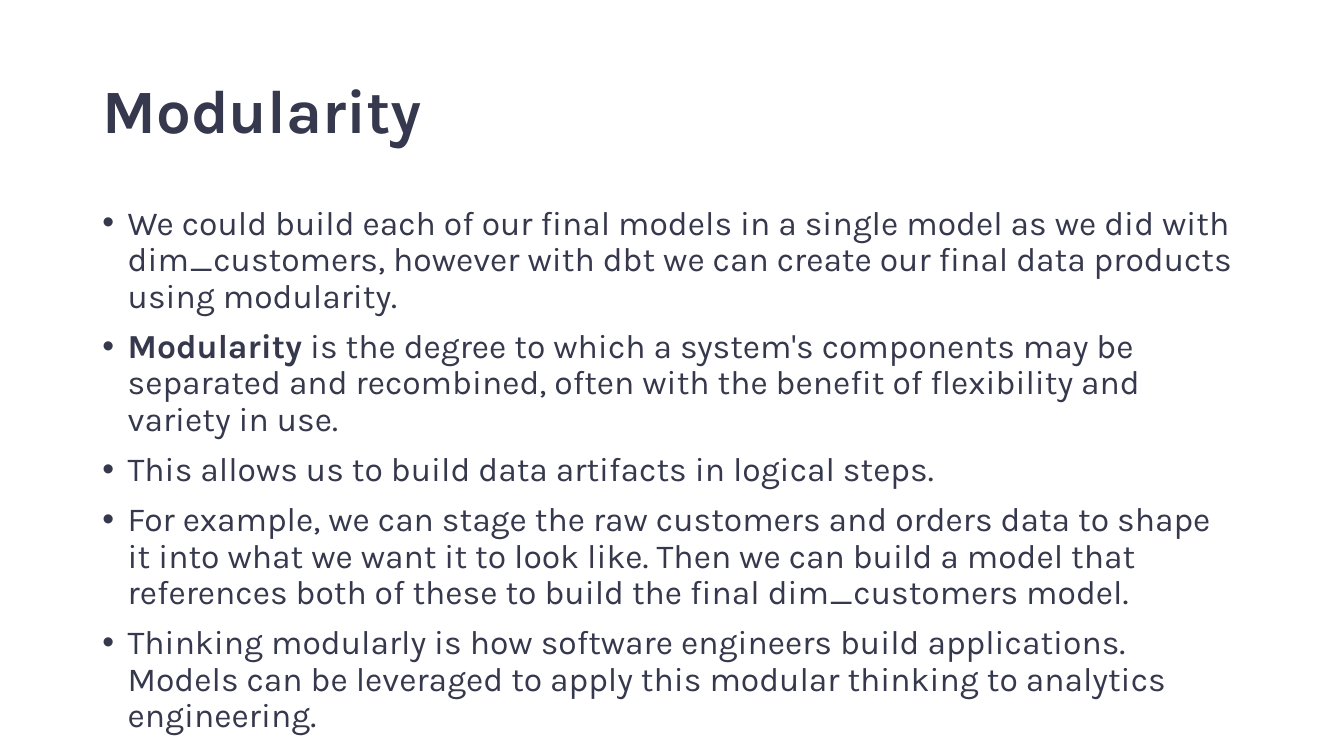
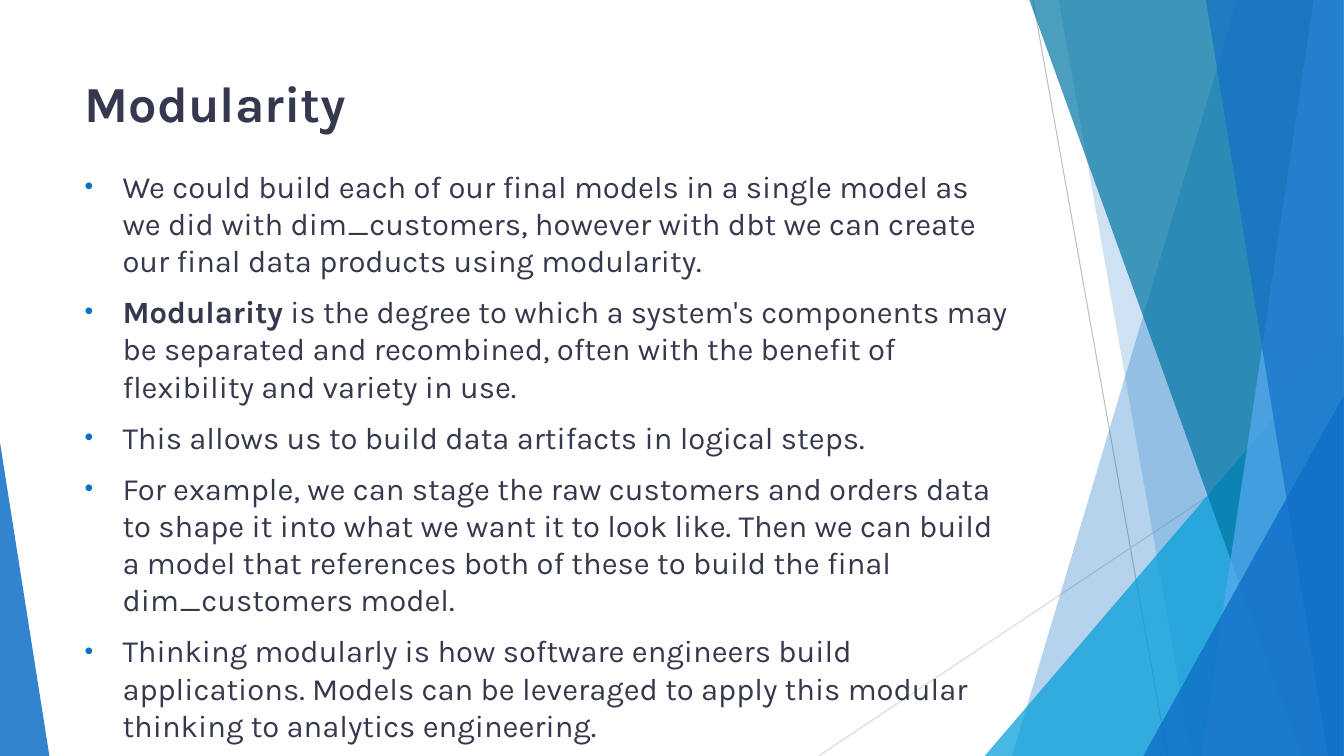
Before and after one commit to Amar-AIcloud/dbt_snowflake, a slide deck: slide 11 of DBT training.pptx (slide 9 before the commit). Drawn at 1344x756 pixels with LibreOffice and Linux fonts; fonts in the diff are those of the drawing. Boxes give left, top, right and bottom in pixels: in the first picture for what was removed or moved away, otherwise in the second. Text is boxed around its words. In the diff, an @@ line names an element or a change of style, - is before the commit and + after.

```diff
--- a/DBT training.pptx
+++ b/DBT training.pptx
@@ title "Modularity" moved from (x1=102, y1=89, x2=421, y2=148) to (x1=85, y1=86, x2=346, y2=135) @@
@@ title "Modularity" at (x1=85, y1=86, x2=346, y2=135): size 44 to 36 pt; line spacing 0.9 to 1; vertical alignment middle to top @@
@@ text "We could build each of ..." moved from (x1=128, y1=212, x2=1232, y2=700) to (x1=123, y1=176, x2=1007, y2=744) @@
@@ text "We could build each of ..." at (x1=123, y1=176, x2=1007, y2=744): size 24.1 to 22.1 pt; indent changed; line spacing 0.9 to 1 @@
@@ group added at (x1=0, y1=0, x2=1344, y2=756): 5 freeform shapes, 3 triangles, 2 lines @@
```
Also in this commit, not shown: 21 other slides changed, 4 slides added, 2 slides removed, 4 other files.
